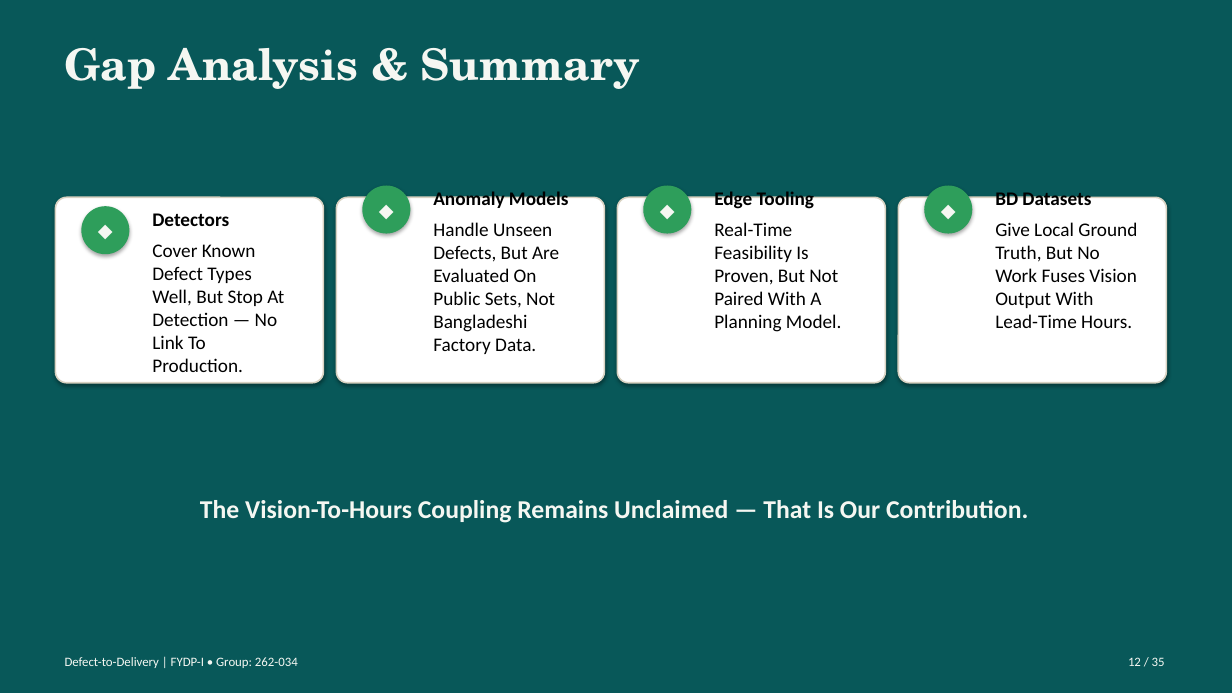
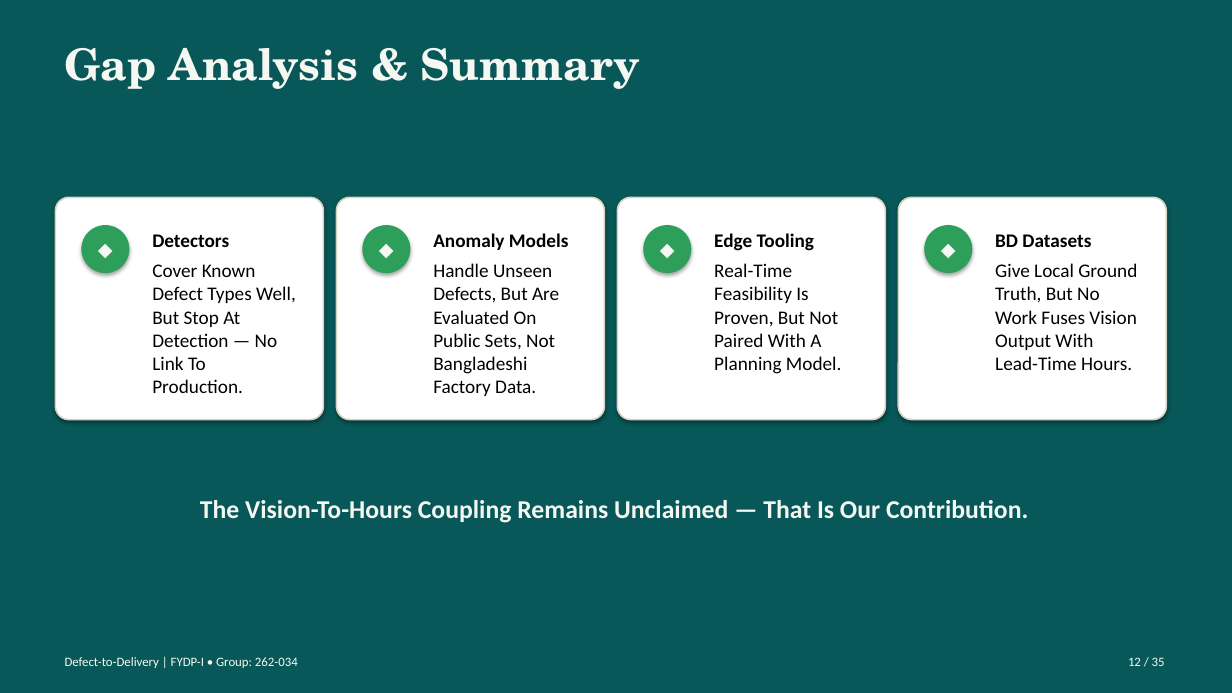
Before and after one commit to labib-ux/FYDP, a slide deck: slide 12 of slides/Defect-to-Delivery_262-034.pptx. Drawn at 1232x693 pixels with LibreOffice and Linux fonts; fonts in the diff are those of the drawing. Boxes give left, top, right and bottom in pixels: in the first picture for what was removed or moved away, otherwise in the second. Text is boxed around its words. In the diff, an @@ line names an element or a change of style, - is before the commit and + after.

Commit message:
Update Defect-to-Delivery presentation slides

```diff
--- a/slides/Defect-to-Delivery_262-034.pptx
+++ b/slides/Defect-to-Delivery_262-034.pptx
@@ rounded rectangle: place and size @@
-rounded rectangle at <box>55,198,323,384</box>
+rounded rectangle at <box>55,198,323,420</box>
@@ rounded rectangle: place and size @@
-rounded rectangle at <box>336,198,604,384</box>
+rounded rectangle at <box>336,198,604,420</box>
@@ rounded rectangle: place and size @@
-rounded rectangle at <box>617,198,885,384</box>
+rounded rectangle at <box>617,198,885,420</box>
@@ rounded rectangle: place and size @@
-rounded rectangle at <box>898,198,1166,384</box>
+rounded rectangle at <box>898,198,1166,420</box>
@@ ellipse "◆": place and size @@
-ellipse "◆" at <box>81,206,129,254</box>
+ellipse "◆" at <box>81,226,129,274</box>
@@ text "Detectors" rewrapped from <box>152,213,284,349</box> to <box>152,234,296,393</box> @@
@@ 3 ellipses, 1 text: place and size @@
-3 ellipses, 1 text at <box>362,186,972,354</box>
+3 ellipses, 1 text at <box>362,226,972,396</box>
@@ text "Edge Tooling": place and size @@
-text "Edge Tooling" at <box>714,191,842,332</box>
+text "Edge Tooling" at <box>714,233,842,374</box>
@@ text "BD Datasets": place and size @@
-text "BD Datasets" at <box>995,192,1137,328</box>
+text "BD Datasets" at <box>995,234,1137,370</box>
```
Also in this commit, not shown: 20 other slides changed.
